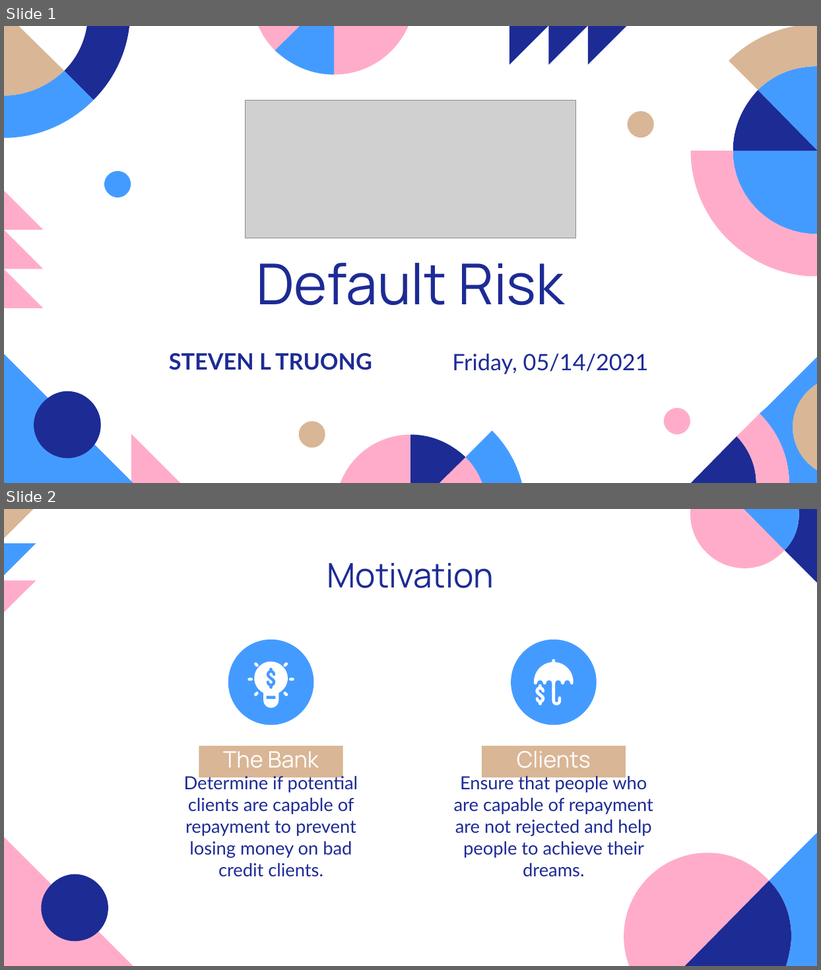
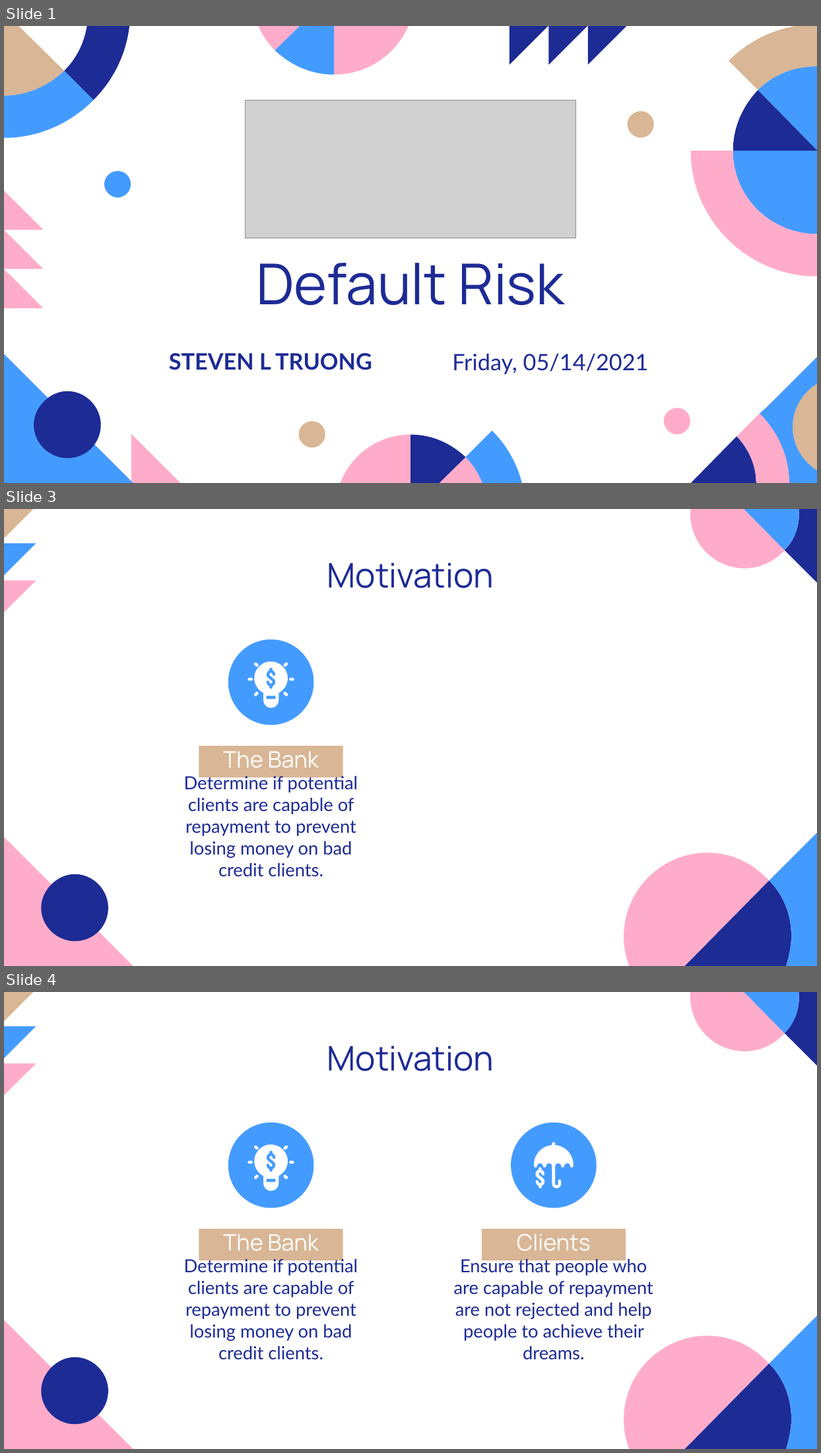
Before and after one commit to luongtruong77/classification-loan-default-risk-detection, a slide deck: Presentation.pptx. Shown one above the other, each under a label of ours: slides 1 and 2 before the commit, slides 1, 3 and 4 after it; the slides between them are not shown. The pictures are 821x970 and 821x1453 pixels, drawn with LibreOffice and Linux fonts; fonts in the diff are those of the drawing; grey boxes stand for pictures. Boxes give left, top, right and bottom in pixels: in the first picture for what was removed or moved away, otherwise in the second. Text is boxed around its words. In the diff, an @@ line names an element or a change of style, - is before the commit and + after.

```diff
--- a/Presentation.pptx
+++ b/Presentation.pptx
@@ slide 3 added at [4,509,817,966], background #FFFFFF; not listed: 11 template elements that a slide beside it also shows @@
@@ title added at [327,562,494,588], 30 pt, text #1D2B95 @@
+Motivation
@@ ellipse added at [228,640,314,725], fill #449BFF @@
@@ group added at [248,662,294,708]: 7 freeform shapes @@
@@ subtitle added at [199,747,343,778], fill #D9B695, 20 pt, text #FFFFFF @@
+The Bank
@@ subtitle added at [184,774,358,877], 16 pt, text #1D2B95 @@
+Determine if potential clients are capable of repayment to prevent losing money on bad credit clients.
@@ what was slide 2 is now slide 4 @@
```
Also in this commit, not shown: 2 slides changed, 19 other slides added, 2 slides removed, 3 other files.
